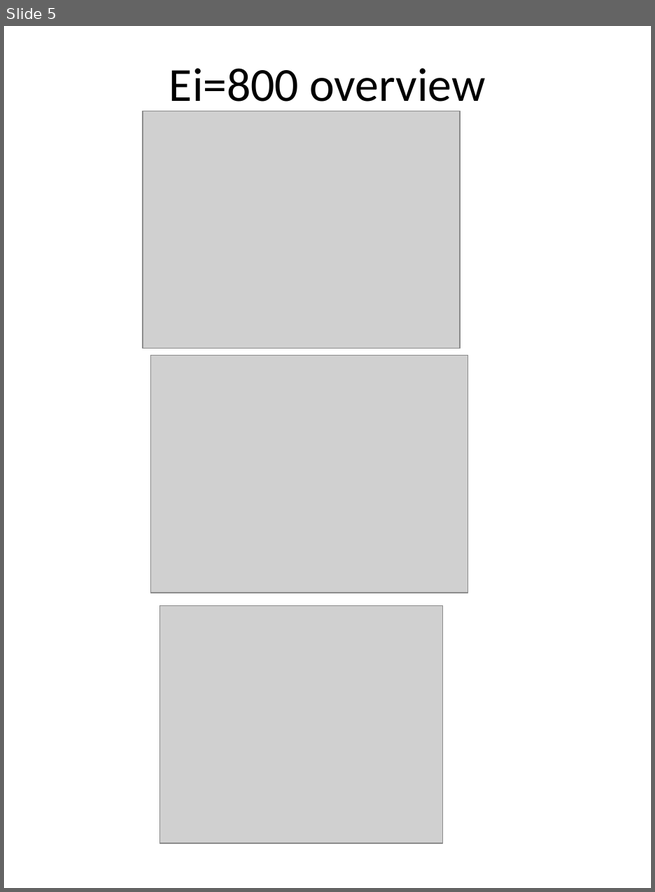
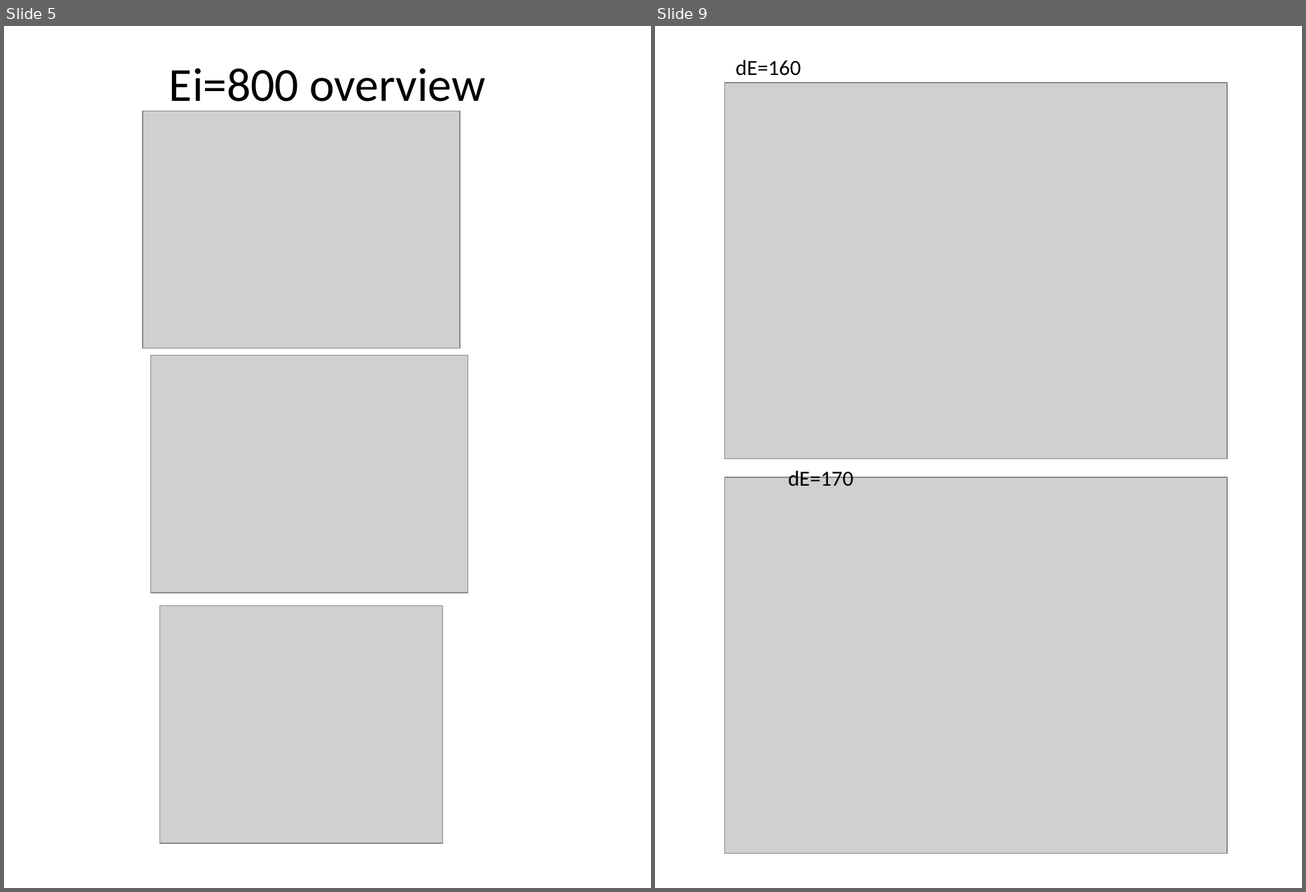
Before and after one commit to abuts/Fe, a slide deck: 2018April/Working2018.pptx. Shown side by side, each under a label of ours: slide 5 before the commit, slides 5 and 9 after it; the slides between them are not shown. The pictures are 655x892 and 1306x892 pixels, drawn with LibreOffice and Linux fonts; fonts in the diff are those of the drawing; grey boxes stand for pictures. Boxes give left, top, right and bottom in pixels: in the first picture for what was removed or moved away, otherwise in the second. Text is boxed around its words. In the diff, an @@ line names an element or a change of style, - is before the commit and + after.

```diff
--- a/2018April/Working2018.pptx
+++ b/2018April/Working2018.pptx
@@ slide 9 added at [655,26,1302,888], background #FFFFFF @@
@@ text added at [735,60,801,76], 18 pt, text #000000 @@
+dE=160
@@ picture added at [725,83,1227,459] @@
@@ picture added at [725,478,1227,854] @@
@@ text added at [788,468,853,486], 18 pt, text #000000 @@
+dE=170
```
Also in this commit, not shown: 3 other slides added, 11 other files.
